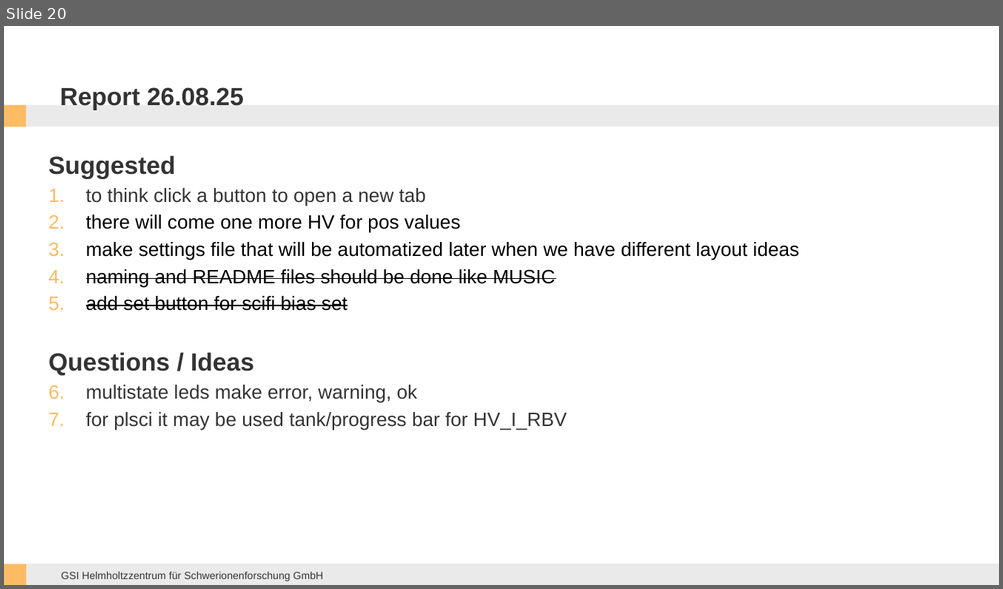
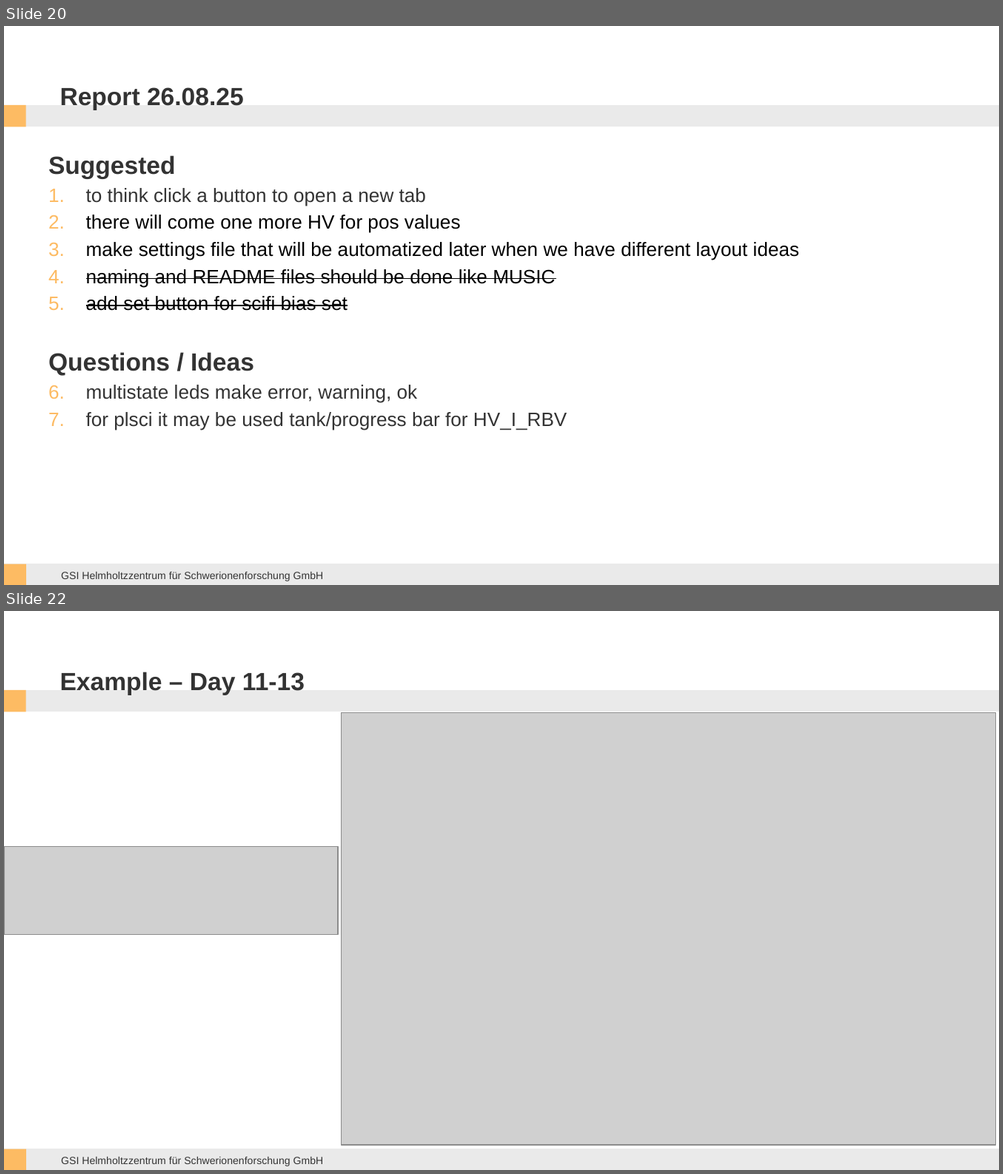
Before and after one commit to ikeshel/sfrs-dcs-epics, a slide deck: CSS_examples/Documentation && Report/CSS works.pptx. Shown one above the other, each under a label of ours: slide 20 before the commit, slides 20 and 22 after it; the slides between them are not shown. The pictures are 1003x589 and 1003x1174 pixels, drawn with LibreOffice and Linux fonts; fonts in the diff are those of the drawing; grey boxes stand for pictures; background and template pictures are left out. Boxes give left, top, right and bottom in pixels: in the first picture for what was removed or moved away, otherwise in the second. Text is boxed around its words. In the diff, an @@ line names an element or a change of style, - is before the commit and + after.

```diff
--- a/CSS_examples/Documentation && Report/CSS works.pptx
+++ b/CSS_examples/Documentation && Report/CSS works.pptx
@@ slide 22 added at (x1=4, y1=611, x2=999, y2=1170), background #FFFFFF; not listed: 5 template elements that a slide beside it also shows @@
@@ title added at (x1=60, y1=672, x2=304, y2=695), 18 pt, text #333333, bold @@
+Example – Day 11-13
@@ picture added at (x1=341, y1=712, x2=995, y2=1145) @@
@@ picture added at (x1=4, y1=847, x2=338, y2=935) @@
```
Also in this commit, not shown: 1 slide changed, 1 other slide added, 11 other files.
